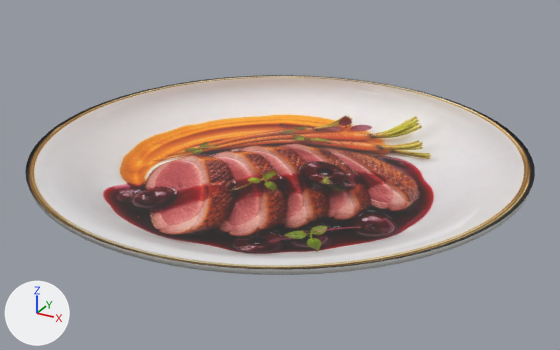
One commit to the glTF model public/demo/magret.glb: the scene before it, then after it.
Both versions are drawn from a 50 mm lens placed at (0.2, -0.364, 0.188), pointed at (0.003, -0.006, 0.009). The lights are fixed; the arrows at lower left show +X, +Y and +Z. The picture after the commit comes second. Where no turn or scale is listed for an object, it has been applied to the vertices. Vertices at exactly the same position are counted once.

Names of what the first picture shows: 'dish'.
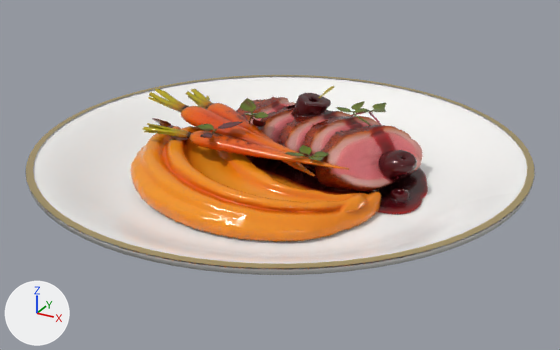
Location of each change, (x1, y1, x2, y2) in pixels of the pictures (560 x 350 px; the box of a moved part takes in the faces that stretch with it):
'dish', surface changed, reshaped: (25, 75, 535, 275) in both
'tripo_node_c4b6ea13-7d84-4118-8be9-20379fc2f9ac', added: after (130, 86, 428, 242)
part 1 of me_mesh_0, added: after (26, 75, 534, 268)
part 2 of me_mesh_0, moved or reshaped (mostly hidden afterwards): before (147, 126, 414, 234); after (366, 212, 386, 222)

The change in detail:
Picture 'Color_c4b6ea13-7d84-4118-8be9-20379fc2f9ac' (img_color_c4b6ea13_7d84_4118_8be9_20379fc2f9ac) is new.
Picture 'ORM_c4b6ea13-7d84-4118-8be9-20379fc2f9ac' (img_orm_c4b6ea13_7d84_4118_8be9_20379fc2f9ac) is new.
Picture 'NormalGL_c4b6ea13-7d84-4118-8be9-20379fc2f9ac' (img_normalgl_c4b6ea13_7d84_4118_8be9_20379fc2f9ac) is new.
In material 'Material_0' (mat_material_0), texture is no longer img_image_0.
In material 'Material_0' (mat_material_0), base_color is now set to (0.97, 0.96, 0.94), white #fcfaf8.
In material 'Material_0' (mat_material_0), roughness goes from 0.55 to 0.22.
Material 'Material_2' (mat_material_2) is new.
Its base color is (0.83, 0.66, 0.33) (beige #ebd49b).
Its metallic is 1.0.
Its roughness is 0.3.
Material 'tripo_material_c4b6ea13-7d84-4118-8be9-20379fc2f9ac' (mat_tripo_material_c4b6ea13_7d84_4118_8be9_20379fc2f9ac) is new.
Uses the picture img_color_c4b6ea13_7d84_4118_8be9_20379fc2f9ac.
Uses the picture img_normalgl_c4b6ea13_7d84_4118_8be9_20379fc2f9ac.
Uses the picture img_orm_c4b6ea13_7d84_4118_8be9_20379fc2f9ac.
me_mesh_0 is used by ob_dish; location (0.0, 0.0, 0.0).
me_mesh_0 had 1973 vertices, 3888 faces and spanned x -0.14..0.14, y -0.14..0.14, z 0.0..0.025.
me_mesh_0 now has 2119 vertices, 4032 faces and spans x -0.14..0.14, y -0.14..0.14, z 0.0..0.025.
me_mesh_0 part 1: a new loose piece of 146 vertices spanning x -0.14..0.14, y -0.14..0.14, z 0.025, in mat_material_2 (beige #ebd49b).
me_mesh_0 part 2: 803 vertices moved from x -0.07..0.07, y -0.07..0.07, z 0.009..0.019 to x -0.07..0.07, y -0.07..0.07, z 0.007; 1 vertex removed from x 0.0, y 0.0, z 0.019; 1 vertex added at x 0.0, y 0.0, z 0.007.
me_mesh_0 gains material mat_material_2 (beige #ebd49b).
Mesh me_tripo_mesh_c4b6ea13_7d84_4118_8be9_20379fc2f9ac is new.
It has 19995 vertices, 39998 faces and spans x -0.087..0.087, y -0.086..0.086, z -0.022..0.022.
It uses material mat_tripo_material_c4b6ea13_7d84_4118_8be9_20379fc2f9ac.
Object 'tripo_node_c4b6ea13-7d84-4118-8be9-20379fc2f9ac' (ob_tripo_node_c4b6ea13_7d84_4118_8be9_20379fc2f9ac) is new; it shows me_tripo_mesh_c4b6ea13_7d84_4118_8be9_20379fc2f9ac.
Its location is (0.0, 0.0, 0.0282).
